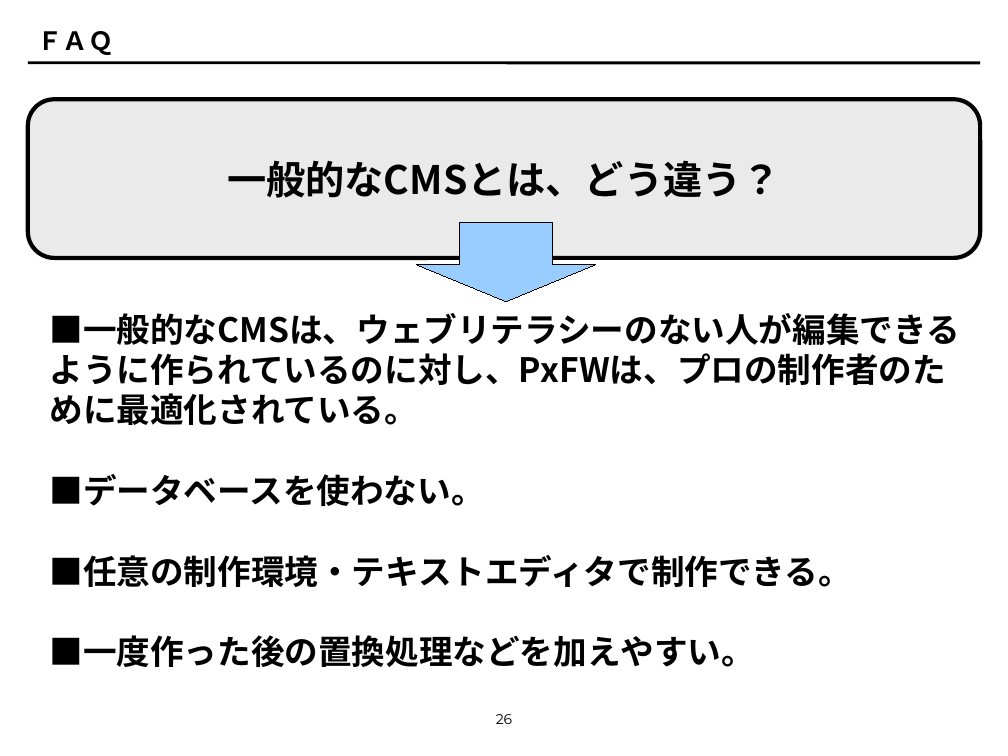
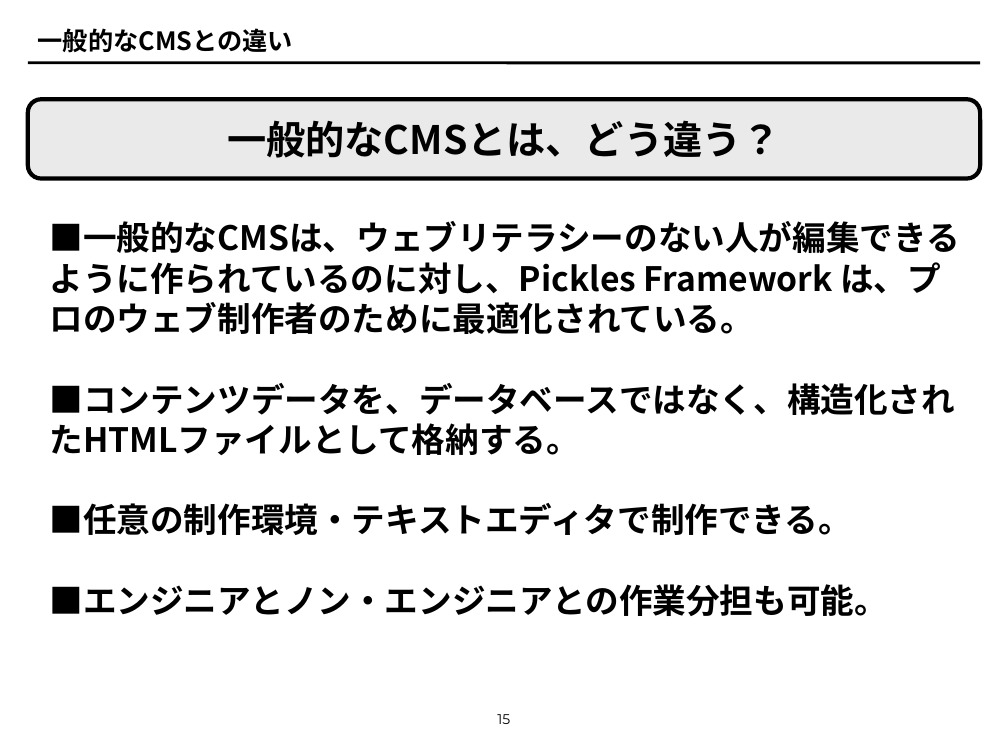
Before and after one commit to tomk79/PxDocuments, a slide deck: slide 15 of PxFW_invitation.odp (slide 26 before the commit). Drawn at 1008x756 pixels with LibreOffice and Linux fonts; fonts in the diff are those of the drawing. Boxes give left, top, right and bottom in pixels: in the first picture for what was removed or moved away, otherwise in the second. Text is boxed around its words. In the diff, an @@ line names an element or a change of style, - is before the commit and + after.

```diff
--- a/PxFW_invitation.odp
+++ b/PxFW_invitation.odp
@@ title at (38,28,293,53): text changed @@
-ＦＡＱ
+一般的なCMSとの違い
@@ rounded rectangle "一般的なCMSとは、どう違う？": place and size @@
-rounded rectangle "一般的なCMSとは、どう違う？" at (28,100,981,258)
+rounded rectangle "一般的なCMSとは、どう違う？" at (28,100,981,179)
@@ text "■一般的なCMSは、ウェブリテラシーのない人が編集できるように作られているのに対し、Pickles Framework  ...": place and size @@
-text "■一般的なCMSは、ウェブリテラシーのない人が編集できるように作られているのに対し、Pickles Framework  ..." at (50,313,960,667)
+text "■一般的なCMSは、ウェブリテラシーのない人が編集できるように作られているのに対し、Pickles Framework  ..." at (50,221,960,616)
@@ text at (50,221,960,455): text changed @@
-■一般的なCMSは、ウェブリテラシーのない人が編集できるように作られているのに対し、PxFWは、プロの制作者のために最適化されている。
-■データベースを使わない。
+■一般的なCMSは、ウェブリテラシーのない人が編集できるように作られているのに対し、Pickles Framework は、プロのウェブ制作者のために最適化されている。
+■コンテンツデータを、データベースではなく、構造化されたHTMLファイルとして格納する。
@@ down arrow removed at (416,222,595,301) @@
@@ text at (50,584,888,616): text changed @@
-■一度作った後の置換処理などを加えやすい。
+■エンジニアとノン・エンジニアとの作業分担も可能。
@@ page number at (497,714,510,724): text changed @@
-26
+15
```
Also in this commit, not shown: 14 other slides changed, 13 slides added, 9 slides removed.
